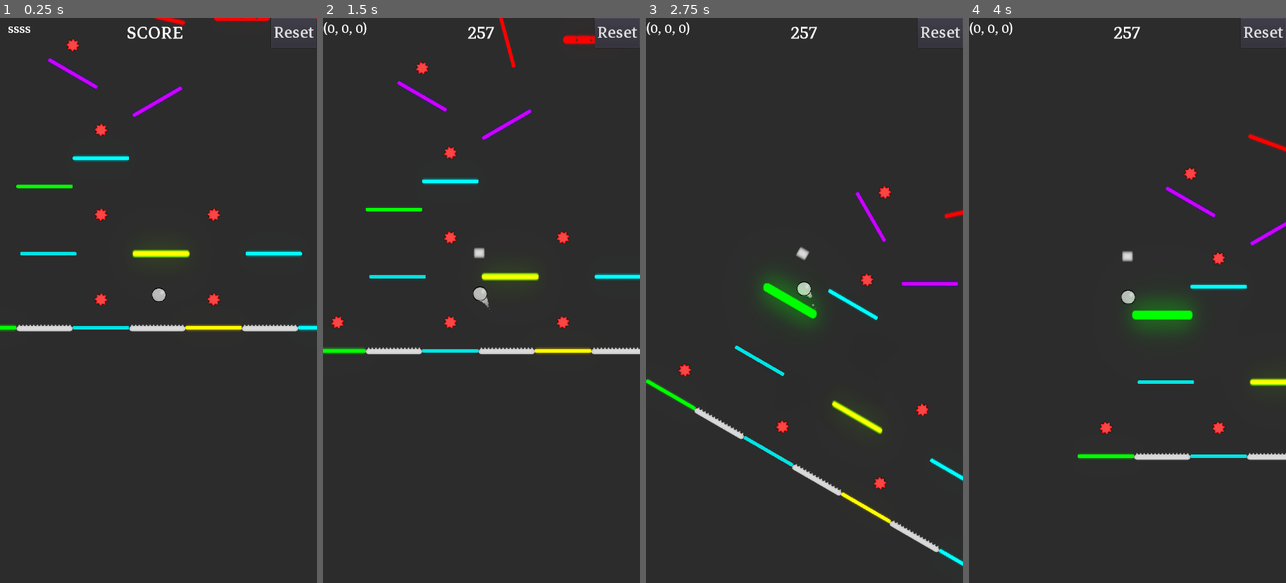
Above: before the commit, frames 1-4 (left to right).
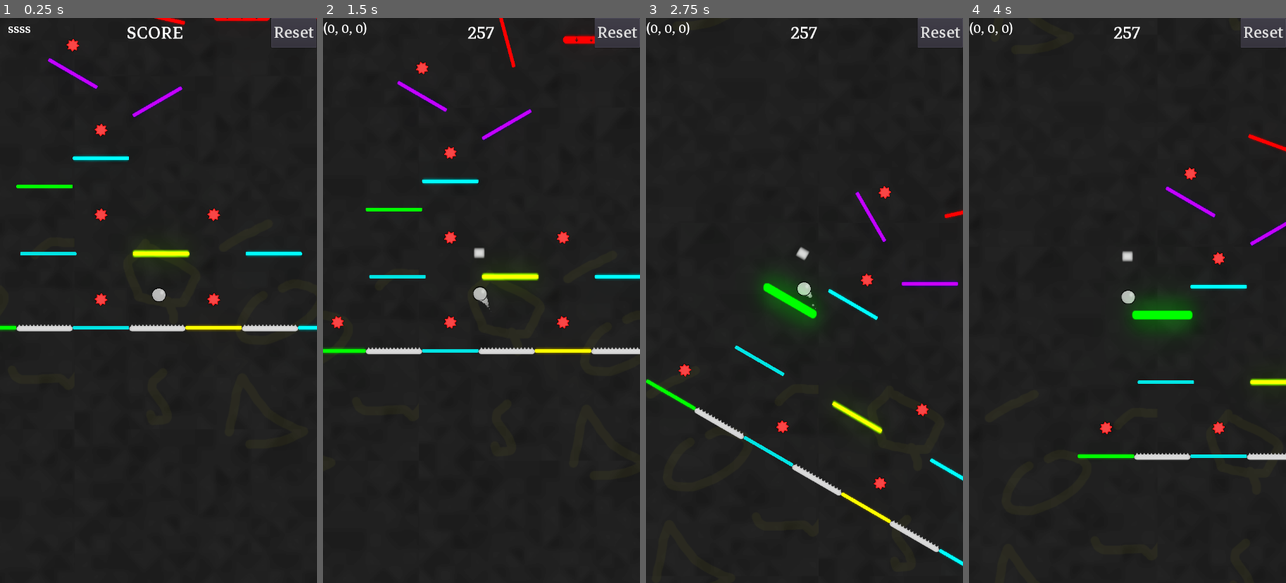
Above: after the commit, the same moments.

Repository: dolorismachina/Pivot
Game: Godot game, scene res://Scenes/Main/Main.tscn
The game is run twice, just before and just after one commit, with the same random seed, the same clock (stepped at 60 frames per second) and the same inputs. The engine's default icon, where the game draws it, is replaced by a stand-in: a white triangle on a blue panel in a dark square.
Inputs (mouse positions are in pixels of both pictures, inside the frame that each line leads up to):
- Up to frame 1 (0.25 s): no input
- Up to frame 2 (1.5 s): move the mouse to (551, 272) at 0.52 s; hold Right (ui_right) 0.53-1.28 s; hold Space (space) 0.53-1.28 s; click (551, 272) at 0.67 s; move the mouse to (418, 328) at 1.27 s; hold Left (ui_left) from 1.28 s (still down); tap Space (space) at 1.35 s
- Up to frame 3 (2.75 s): move the mouse to (836, 176) at 2.02 s; release Left (ui_left) at 2.03 s; hold Right (ui_right) from 2.03 s (still down); hold Space (space) from 2.03 s (still down)
- Up to frame 4 (4 s): move the mouse to (1111, 413) at 2.77 s; release Space (space) at 2.78 s; tap Space (space) at 2.85 s; click (1111, 413) at 2.92 s; move the mouse to (1222, 385) at 3.52 s; release Right (ui_right) at 3.53 s; hold Left (ui_left) from 3.53 s (still down); hold Space (space) from 3.53 s (still down)

The runs differ from the first frame. In frame 1, 0.1% of the frame differs, in the area x 0-95%, y 0-56%; in frame 2, 0.1%; in frame 3, less than 0.1%; in frame 4, 0.1%.
Error in both runs: Invalid get index 'Direction' (on base: 'null instance'). (res://Scenes/Main/Main.gd:33)

Commit message:
Save background as separate scene

Diff:
--- /dev/null
+++ b/Scenes/Background/Background.tscn
@@ -0,0 +1,22 @@
+[gd_scene load_steps=3 format=2]
+
+[ext_resource path="res://Assets/Untitled.png" type="Texture" id=1]
+[ext_resource path="res://Assets/prism.png" type="Texture" id=2]
+
+[node name="ParallaxBackground" type="ParallaxBackground"]
+
+[node name="ParallaxLayer" type="ParallaxLayer" parent="."]
+motion_mirroring = Vector2( 720, 1280 )
+
+[node name="Untitled" type="Sprite" parent="ParallaxLayer"]
+modulate = Color( 0.952941, 0.94902, 0.521569, 1 )
+position = Vector2( 469.328, 598.88 )
+texture = ExtResource( 1 )
+
+[node name="Background" type="Sprite" parent="ParallaxLayer"]
+modulate = Color( 1, 1, 1, 0.976471 )
+scale = Vector2( 2, 2 )
+texture = ExtResource( 2 )
+centered = false
+region_enabled = true
+region_rect = Rect2( 0, 0, 720, 1280 )
--- a/Scenes/Main/Main.tscn
+++ b/Scenes/Main/Main.tscn
@@ -2,11 +2,11 @@
 
 [ext_resource path="res://Scenes/Main/Main.gd" type="Script" id=1]
 [ext_resource path="res://Scenes/Player/Player.tscn" type="PackedScene" id=2]
-[ext_resource path="res://Scenes/HUD/HUD.tscn" type="PackedScene" id=4]
-[ext_resource path="res://Assets/Background.png" type="Texture" id=5]
 [ext_resource path="res://Scenes/BlockConnector/BlockConnector.tscn" type="PackedScene" id=6]
 [ext_resource path="res://Environment.tres" type="Environment" id=7]
 [ext_resource path="res://Assets/Meavy_Boy_-_04_-_Unrequited_Attention.ogg" type="AudioStream" id=8]
+[ext_resource path="res://Scenes/HUD/HUD.tscn" type="PackedScene" id=3]
+[ext_resource path="res://Scenes/Background/Background.tscn" type="PackedScene" id=4]
 
 [node name="Main" type="Node2D"]
 script = ExtResource( 1 )
@@ -16,25 +16,12 @@
 z_index = 100
 horizontal_damping = 0.98
 
+[node name="HUD" parent="." instance=ExtResource( 3 )]
 
-[node name="HUD" parent="." instance=ExtResource( 4 )]
-
-[node name="ParallaxBackground" type="ParallaxBackground" parent="."]
-editor/display_folded = true
-
-[node name="ParallaxLayer" type="ParallaxLayer" parent="ParallaxBackground"]
-motion_mirroring = Vector2( 720, 1280 )
-
-[node name="Background" type="Sprite" parent="ParallaxBackground/ParallaxLayer"]
-visible = false
-self_modulate = Color( 0.294118, 0.439216, 0.160784, 1 )
-texture = ExtResource( 5 )
-centered = false
-region_enabled = true
-region_rect = Rect2( 0, 0, 1440, 2560 )
 
 [node name="BlockConnector" parent="." instance=ExtResource( 6 )]
 position = Vector2( 100, 400 )
+[node name="ParallaxBackground" parent="." instance=ExtResource( 4 )]
 
 [node name="ScoreUpdateTimer" type="Timer" parent="."]
 wait_time = 0.5
Binary file added: Assets/Untitled.png
Not shown, added: Assets/Untitled.png.import
Binary file added: Assets/prism.png
Not shown, added: Assets/prism.png.import
